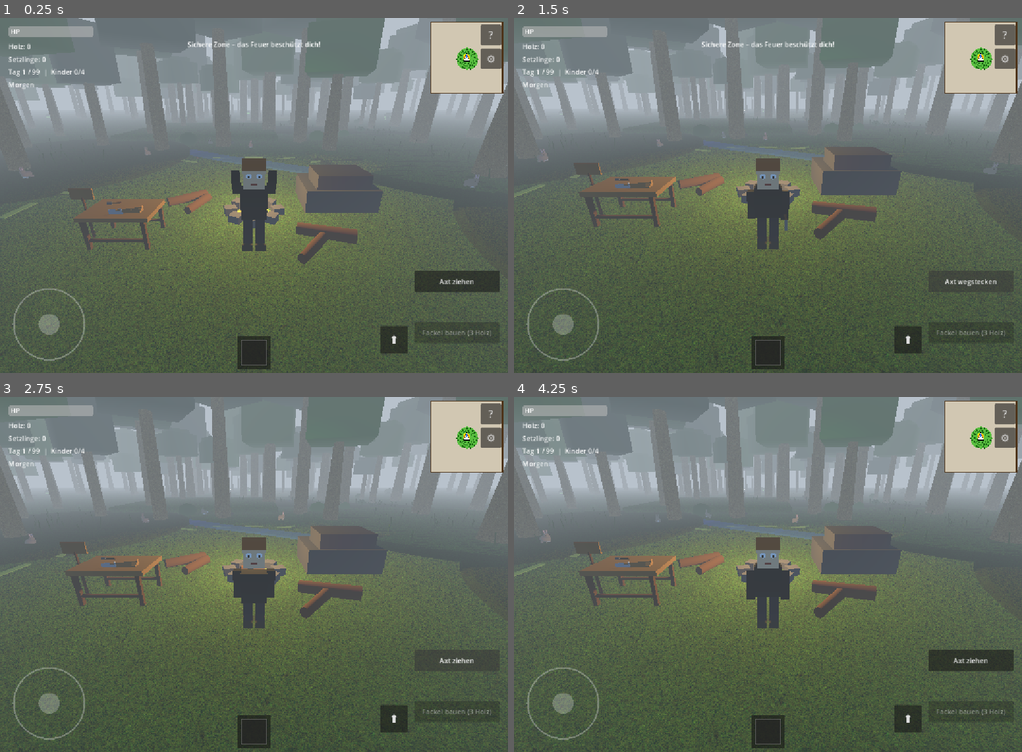
Above: before the commit, frames 1-4 (two rows, left to right).
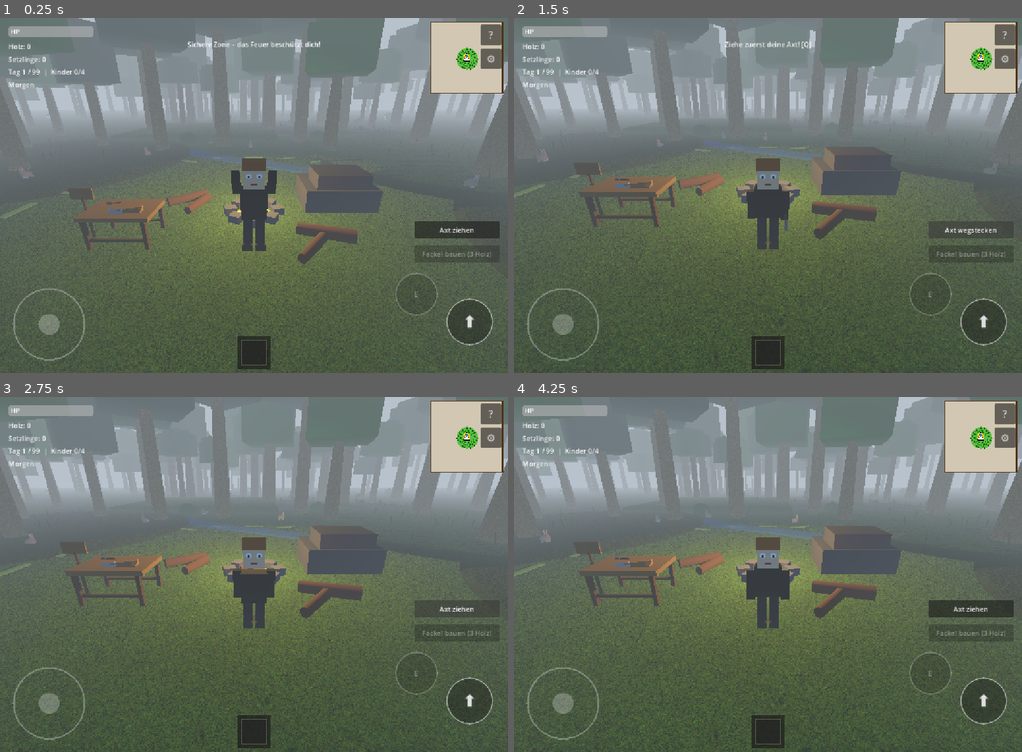
Above: after the commit, the same moments.

Repository: thieso2/99JahreImWald
Game: Godot game, scene res://scenes/main.tscn
The game is run twice, just before and just after one commit, with the same random seed, the same clock (stepped at 60 frames per second) and the same inputs.
Inputs (mouse positions are in pixels of both pictures, inside the frame that each line leads up to):
- Up to frame 1 (0.25 s): no input
- Up to frame 2 (1.5 s): click (930, 294) at 0.5 s, where only the run after the commit has a clickable "E"; click "Axt ziehen" at 1.25 s
- Up to frame 3 (2.75 s): click "Axt wegstecken" at 2 s
- Up to frame 4 (4.25 s): click "⬆" at 2.75 s; tap Enter at 3.5 s; drag from (768, 730) to (818, 496) at 3.52 s

The runs differ from the first frame. In frame 1, 2.9% of the frame differs, in the area x 74-99%, y 57-95%; in frame 2, 2.0%; in frame 3, 1.9%; in frame 4, 2.9%.

Commit message:
Runde Roblox-Knöpfe: großer Sprung-Button + Kontext-Action-Button
- Sprung (⬆, 110px rund) unten rechts, Action (100px rund) diagonal darüber
- Action-Knopf = E-Taste: Retten/Sammeln/Angreifen/Hacken mit
  kontextabhängiger Beschriftung, abgedimmt ohne Ziel
- Alte Aufsammeln-/Hacken-Buttons ersetzt, Button-Stapel hochgerückt

Co-Authored-By: Claude Fable 5 <noreply@anthropic.com>
Entire-Checkpoint: a4abc2d8c4f7

Diff:
--- a/scripts/game_manager.gd
+++ b/scripts/game_manager.gd
@@ -50,6 +50,7 @@
 var place_button: Button = null
 var workbench_button: Button = null
 var help_button: Button = null
+var action_button: Button = null  # Runder Kontext-Knopf (Retten/Sammeln/Hacken)
 
 
 func _ready() -> void:
@@ -591,19 +592,65 @@
 	return btn
 
 
+func _make_round_button(text: String, size: float, off_x: float, off_y: float) -> Button:
+	# Großer runder Touch-Knopf unten rechts (Roblox-Stil)
+	var btn := Button.new()
+	btn.text = text
+	btn.anchor_left = 1.0
+	btn.anchor_top = 1.0
+	btn.anchor_right = 1.0
+	btn.anchor_bottom = 1.0
+	btn.offset_left = off_x
+	btn.offset_top = off_y
+	btn.offset_right = off_x + size
+	btn.offset_bottom = off_y + size
+	btn.add_theme_font_size_override("font_size", 18)
+
+	var style := StyleBoxFlat.new()
+	style.bg_color = Color(0.1, 0.1, 0.1, 0.4)
+	style.border_color = Color(1, 1, 1, 0.5)
+	style.set_border_width_all(3)
+	style.set_corner_radius_all(int(size / 2.0))
+	btn.add_theme_stylebox_override("normal", style)
+	var style_pressed := style.duplicate()
+	style_pressed.bg_color = Color(0.4, 0.4, 0.4, 0.6)
+	btn.add_theme_stylebox_override("pressed", style_pressed)
+	btn.add_theme_stylebox_override("hover", style)
+
+	hud.add_child(btn)
+	return btn
+
+
 func _create_touch_buttons() -> void:
-	# Rechter Stapel: über den bestehenden Buttons (Plant endet bei -300)
-	torch_button = _make_touch_button("Fackel an/aus [T]", -360.0)
+	# Bestehende Szene-Buttons nach oben schieben – Platz für die runden Knöpfe
+	craft_button.offset_top = -300.0
+	craft_button.offset_bottom = -260.0
+	axe_button.offset_top = -356.0
+	axe_button.offset_bottom = -316.0
+	plant_button.offset_top = -412.0
+	plant_button.offset_bottom = -372.0
+
+	# Rechter Stapel (kontextabhängig)
+	torch_button = _make_touch_button("Fackel an/aus [T]", -468.0)
 	torch_button.pressed.connect(_on_torch_toggle_pressed)
 
-	cook_button = _make_touch_button("Braten [C]", -420.0)
+	cook_button = _make_touch_button("Braten [C]", -524.0)
 	cook_button.pressed.connect(_on_cook_pressed)
 
-	eat_button = _make_touch_button("Essen [V]", -480.0)
+	eat_button = _make_touch_button("Essen [V]", -580.0)
 	eat_button.pressed.connect(_on_eat_pressed)
 
-	place_button = _make_touch_button("Platzieren [P]", -540.0)
+	place_button = _make_touch_button("Platzieren [P]", -636.0)
 	place_button.pressed.connect(_on_place_pressed)
+
+	# Runde Roblox-Knöpfe unten rechts:
+	# Sprung (groß, ganz unten rechts) + Action (diagonal darüber links)
+	var round_jump := _make_round_button("⬆", 110.0, -145.0, -175.0)
+	round_jump.add_theme_font_size_override("font_size", 40)
+	round_jump.pressed.connect(_on_jump_pressed)
+
+	action_button = _make_round_button("E", 100.0, -265.0, -235.0)
+	action_button.pressed.connect(_on_action_pressed)
 
 	# Werkbank-Button: unten Mitte, über der Hotbar (nur in Werkbank-Nähe)
 	workbench_button = Button.new()
@@ -621,21 +668,6 @@
 	workbench_button.pressed.connect(_on_workbench_button_pressed)
 	hud.add_child(workbench_button)
 
-	# Sprung-Button: unten rechts neben dem Button-Stapel, immer sichtbar
-	var jump_button := Button.new()
-	jump_button.text = "⬆"
-	jump_button.anchor_left = 1.0
-	jump_button.anchor_top = 1.0
-	jump_button.anchor_right = 1.0
-	jump_button.anchor_bottom = 1.0
-	jump_button.offset_left = -300.0
-	jump_button.offset_top = -110.0
-	jump_button.offset_right = -236.0
-	jump_button.offset_bottom = -46.0
-	jump_button.add_theme_font_size_override("font_size", 26)
-	jump_button.pressed.connect(_on_jump_pressed)
-	hud.add_child(jump_button)
-
 	# Hilfe-Button: oben rechts, immer sichtbar
 	help_button = Button.new()
 	help_button.text = "?"
@@ -680,19 +712,17 @@
 
 
 func _update_action_buttons() -> void:
-	# Hack-Button: sichtbar wenn Baum in der Nähe und Axt aktiv
-	var near_tree := false
-	var trees := get_tree().get_nodes_in_group("tree")
-	for tree in trees:
-		if tree.has_method("chop") and not tree.is_harvested:
-			var distance: float = player.global_position.distance_to(tree.global_position)
-			if distance < 5.0:
-				near_tree = true
-				break
-	harvest_button.visible = near_tree and player.axe_active
-	harvest_button.text = "Baum hacken [E]"
-
-	# Pickup-Button: sichtbar wenn Items ODER ein Kind in der Nähe
+	# Alte Einzel-Buttons sind durch den runden Action-Knopf ersetzt
+	harvest_button.visible = false
+	pickup_button.visible = false
+
+	# Kontext für den runden Action-Knopf ermitteln (Priorität wie E-Taste)
+	var near_child := false
+	for lost_child in get_tree().get_nodes_in_group("lost_child"):
+		if player.global_position.distance_to(lost_child.global_position) < 3.0:
+			near_child = true
+			break
+
 	var near_item := false
 	var items: Array = _find_dropped_items()
 	for item in items:
@@ -700,13 +730,37 @@
 		if dist < 3.0:
 			near_item = true
 			break
-	var near_child := false
-	for lost_child in get_tree().get_nodes_in_group("lost_child"):
-		if player.global_position.distance_to(lost_child.global_position) < 3.0:
-			near_child = true
-			break
-	pickup_button.visible = near_item or near_child
-	pickup_button.text = "Kind retten [E]" if near_child else "Aufsammeln [E]"
+
+	var near_animal := false
+	if player.axe_active:
+		for animal in get_tree().get_nodes_in_group("animal"):
+			if animal.has_method("take_damage") and player.global_position.distance_to(animal.global_position) < 3.0:
+				near_animal = true
+				break
+
+	var near_tree := false
+	if player.axe_active:
+		var trees := get_tree().get_nodes_in_group("tree")
+		for tree in trees:
+			if tree.has_method("chop") and not tree.is_harvested:
+				var distance: float = player.global_position.distance_to(tree.global_position)
+				if distance < 4.0:
+					near_tree = true
+					break
+
+	if action_button:
+		if near_child:
+			action_button.text = "Retten"
+		elif near_item:
+			action_button.text = "Sammeln"
+		elif near_animal:
+			action_button.text = "Angriff"
+		elif near_tree:
+			action_button.text = "Hacken"
+		else:
+			action_button.text = "E"
+		# Ohne Kontext abgedimmt, aber sichtbar (Muskelgedächtnis)
+		action_button.modulate.a = 1.0 if (near_child or near_item or near_animal or near_tree) else 0.45
 
 	# Drop-Button: sichtbar wenn Inventar nicht leer
 	drop_button.visible = player.inventory.size() > 0
Not shown, changed: PROGRESS.md
